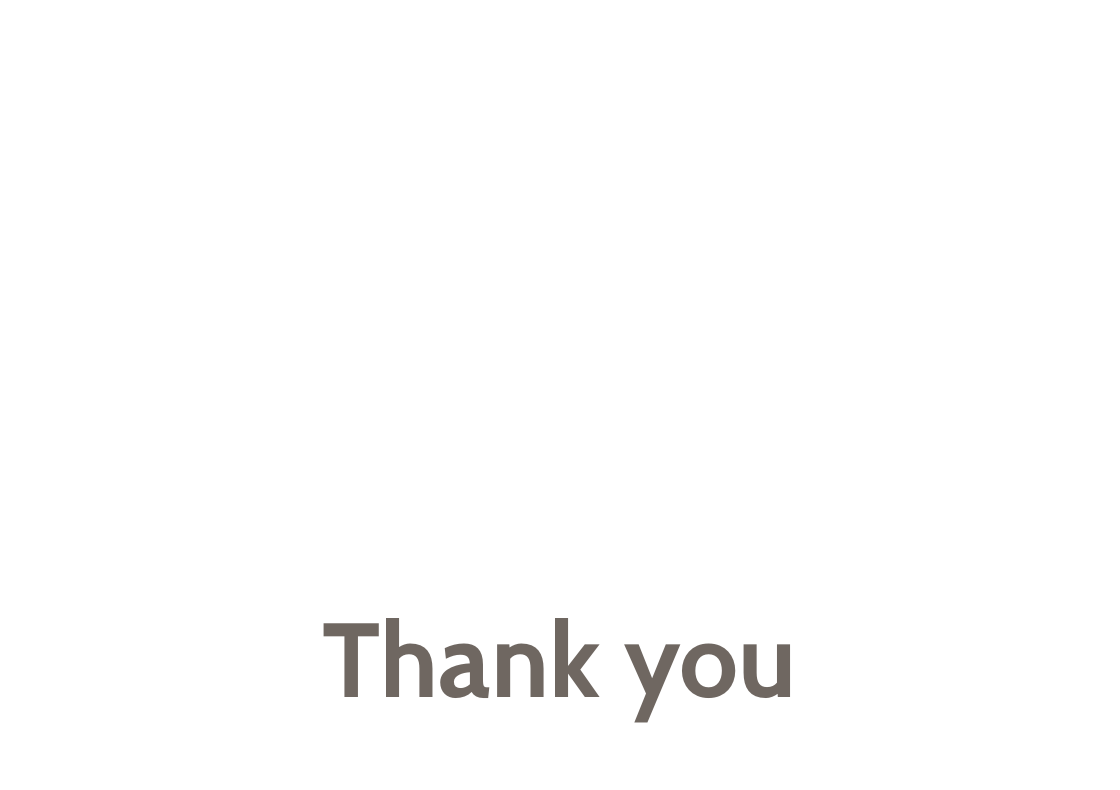
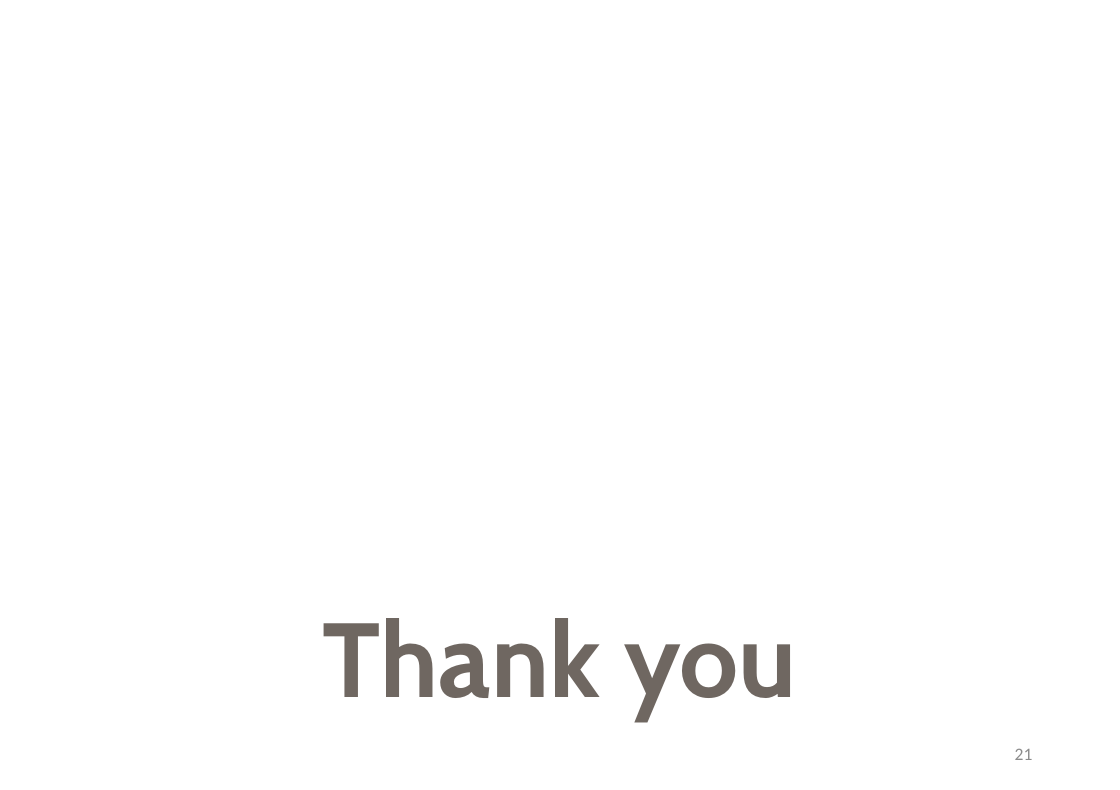
Before and after one commit to rimbong/Webengers, a slide deck: slide 21 of resources/졸작설계서.pptx (slide 20 before the commit). Drawn at 1120x790 pixels with LibreOffice and Linux fonts; fonts in the diff are those of the drawing; background and template pictures are left out. Boxes give left, top, right and bottom in pixels: in the first picture for what was removed or moved away, otherwise in the second. Text is boxed around its words. In the diff, an @@ line names an element or a change of style, - is before the commit and + after.

```diff
--- a/resources/졸작설계서.pptx
+++ b/resources/졸작설계서.pptx
@@ page number added at bbox=[1015, 749, 1033, 760], 12 pt, text #8C8C8C @@
+21
```
Also in this commit, not shown: 19 other slides changed, 1 slide added, 1 other file.
